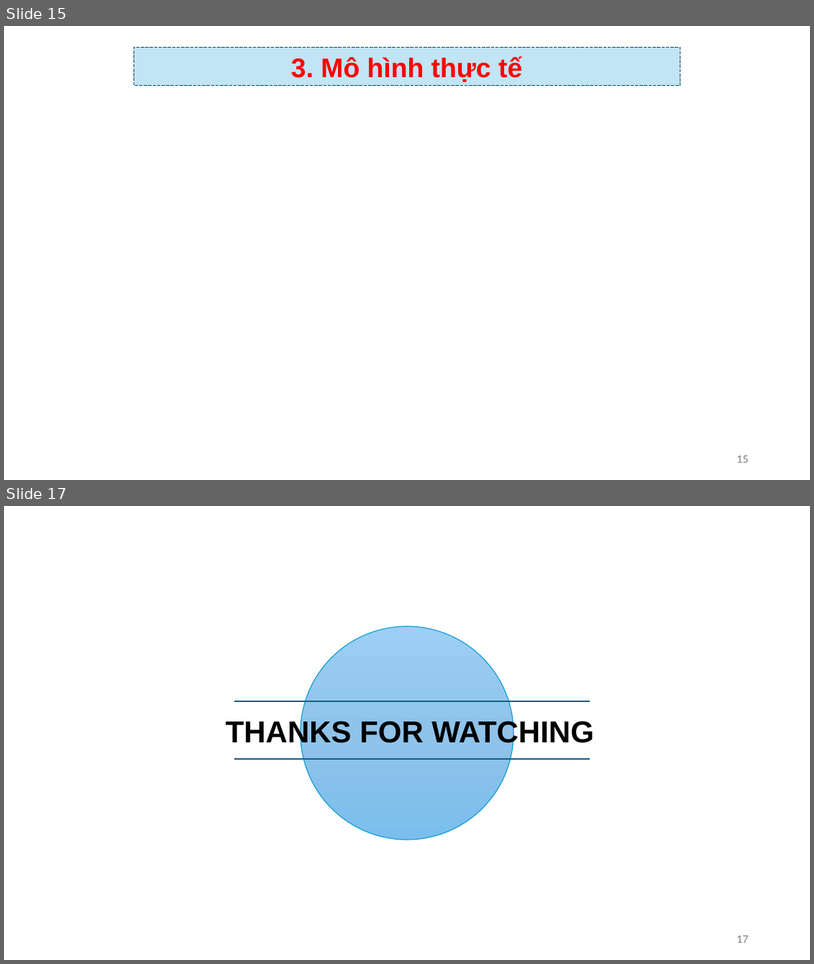
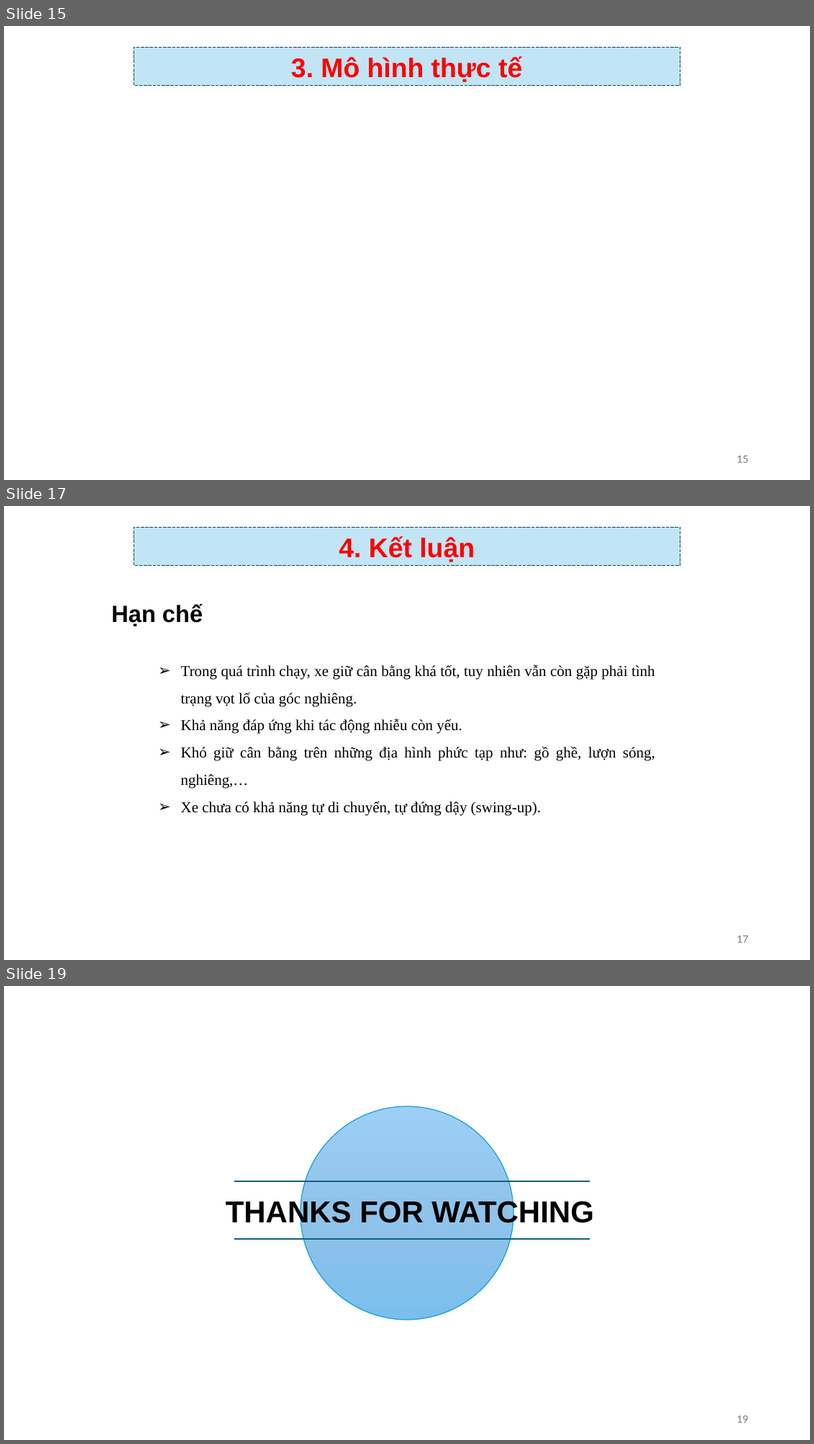
Before and after one commit to TIENPHAT2003/STM32, a slide deck: BaoCaoDADKTD.pptx. Shown one above the other, each under a label of ours: slides 15 and 17 before the commit, slides 15, 17 and 19 after it; the slides between them are not shown. The pictures are 814x964 and 814x1444 pixels, drawn with LibreOffice and Linux fonts; fonts in the diff are those of the drawing; background and template pictures are left out. Boxes give left, top, right and bottom in pixels: in the first picture for what was removed or moved away, otherwise in the second. Text is boxed around its words. In the diff, an @@ line names an element or a change of style, - is before the commit and + after.

Commit message:
Thêm Kết luận

```diff
--- a/BaoCaoDADKTD.pptx
+++ b/BaoCaoDADKTD.pptx
@@ slide 17 added at [4, 506, 810, 960], background #FFFFFF @@
@@ rectangle added at [134, 527, 680, 566], fill #C1E5F5, outline #104862 0.75 pt dashed, 32 pt, text #FF0000, bold @@
+4. Kết luận
@@ text added at [111, 604, 203, 626], 28 pt, text #000000, bold @@
+Hạn chế
@@ text added at [181, 664, 656, 816], 18 pt, text #000000 @@
+➢ Trong quá trình chạy, xe giữ cân bằng khá tốt, tuy nhiên vẫn còn gặp phải tình trạng vọt lố của góc nghiêng.
+➢ Khả năng đáp ứng khi tác động nhiễu còn yếu.
+➢ Khó giữ cân bằng trên những địa hình phức tạp như: gồ ghề, lượn sóng, nghiêng,…
+➢ Xe chưa có khả năng tự di chuyển, tự đứng dậy (swing-up).
@@ page number added at [737, 935, 748, 942], 12 pt, text #797979 @@
+17
@@ what was slide 17 is now slide 19 @@
@@ page number at [737, 1415, 748, 1422]: text changed @@
-17
+19
```
Also in this commit, not shown: 2 other slides added, 1 slide removed, 1 other file.
